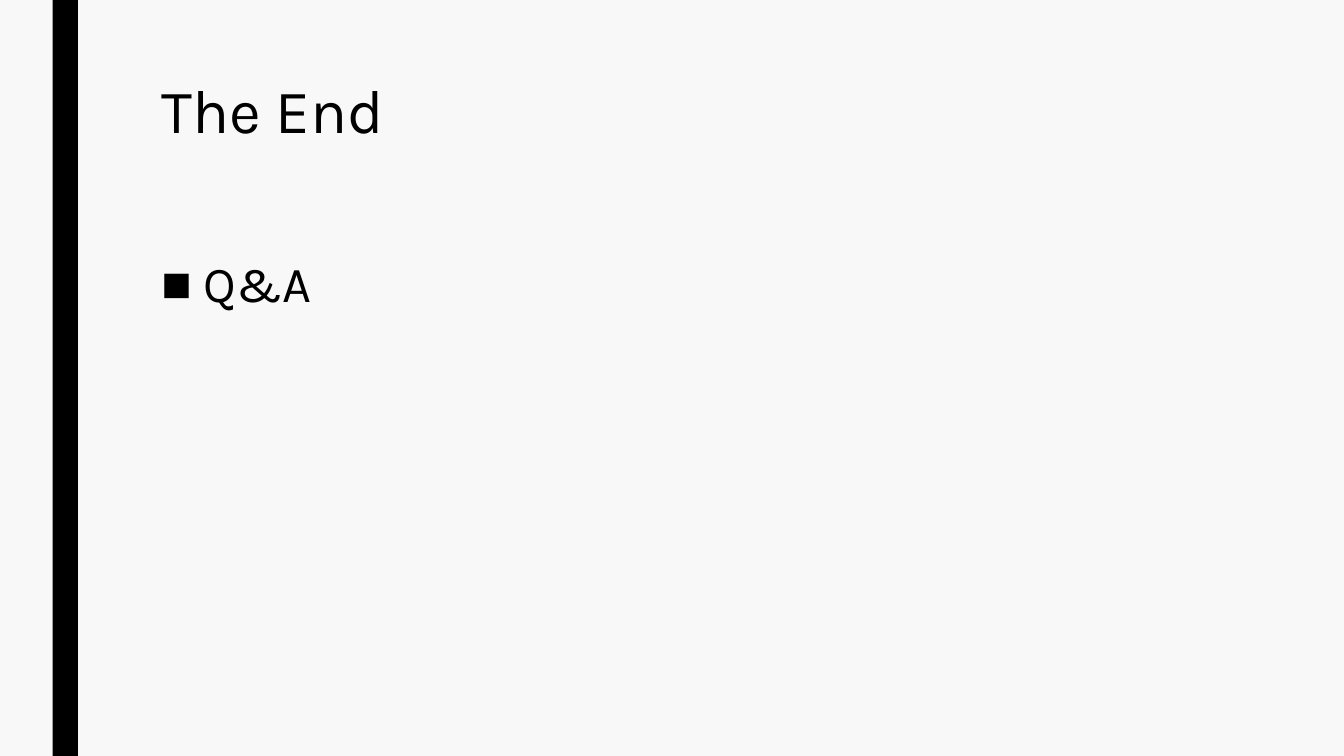
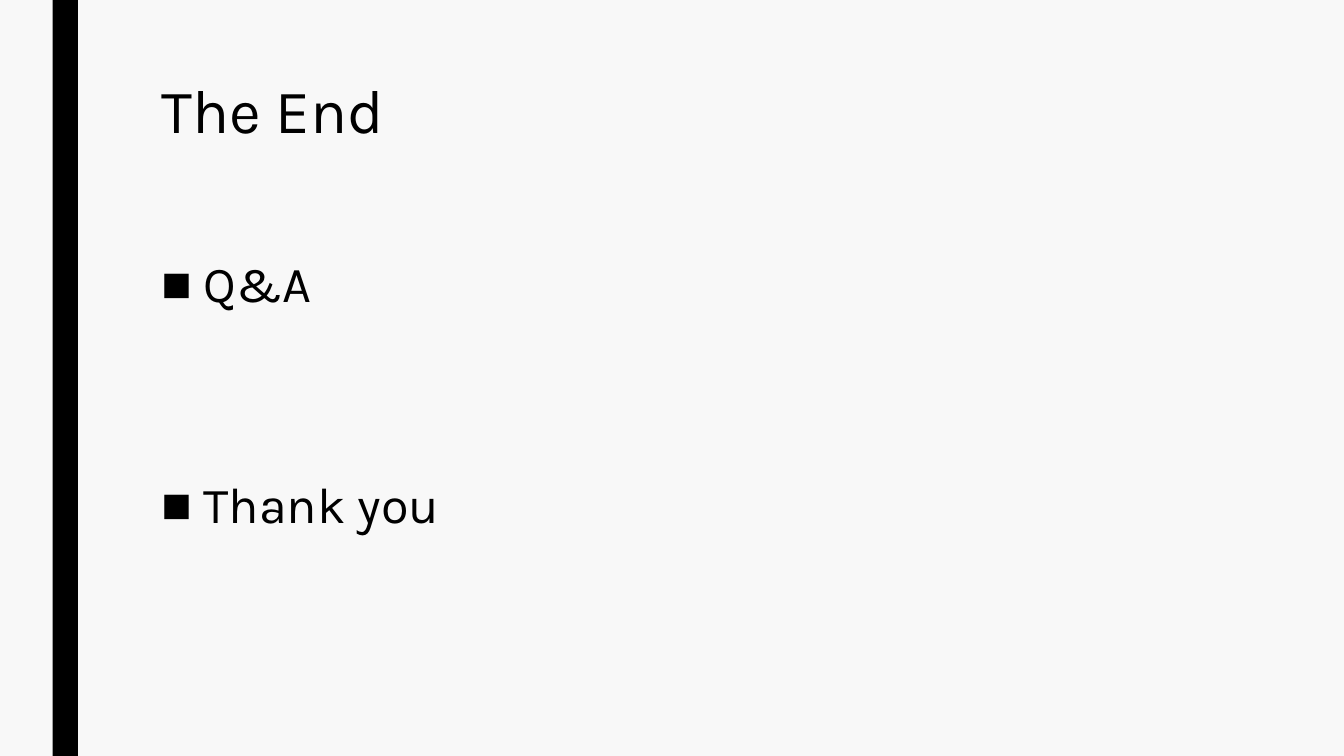
Before and after one commit to elfiehu/Butterfly-Sharp-Shooters, a slide deck: slide 13 of Hurley Butterfly Sharp Shooters.pptx. Drawn at 1344x756 pixels with LibreOffice and Linux fonts; fonts in the diff are those of the drawing. Boxes give left, top, right and bottom in pixels: in the first picture for what was removed or moved away, otherwise in the second. Text is boxed around its words. In the diff, an @@ line names an element or a change of style, - is before the commit and + after.

```diff
--- a/Hurley Butterfly Sharp Shooters.pptx
+++ b/Hurley Butterfly Sharp Shooters.pptx
@@ text at (204,488,439,536): paragraph added @@
+■ Thank you
```
Also in this commit, not shown: 2 other slides changed.
